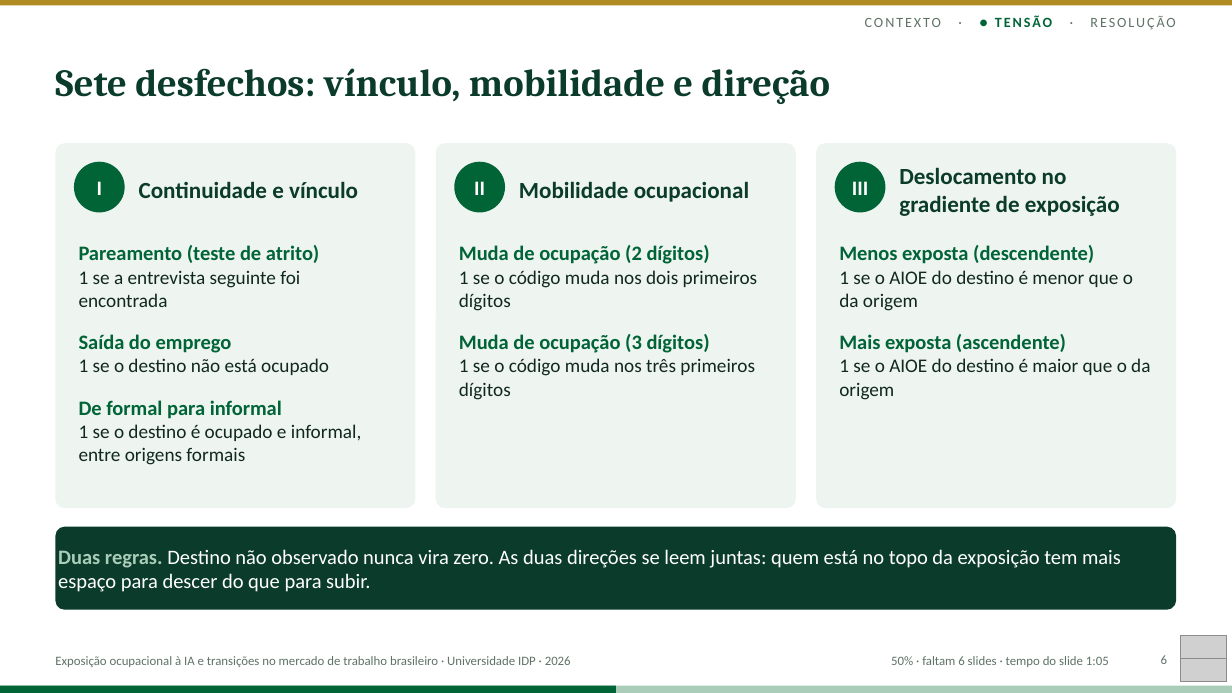
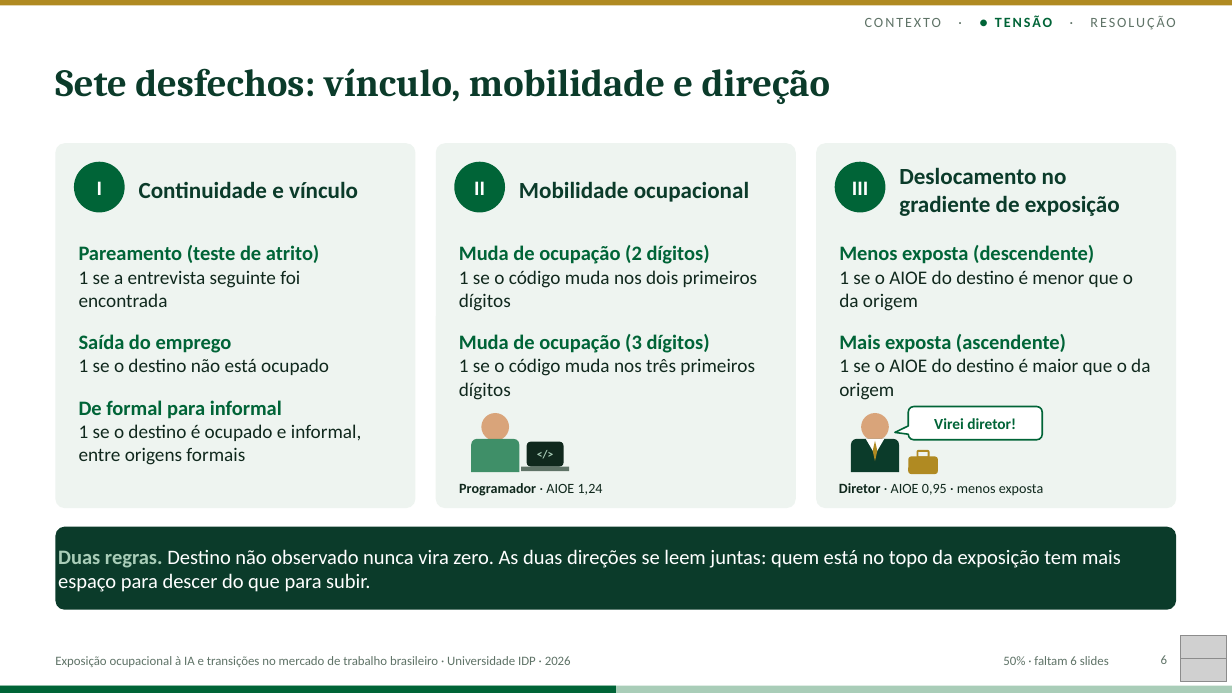
Before and after one commit to rickpalmeiras-design/IDP, a slide deck: slide 6 of apresentacao/apresentacao_dissertacao_oficial.pptx. Drawn at 1232x693 pixels with LibreOffice and Linux fonts; fonts in the diff are those of the drawing; grey boxes stand for pictures. Boxes give left, top, right and bottom in pixels: in the first picture for what was removed or moved away, otherwise in the second. Text is boxed around its words. In the diff, an @@ line names an element or a change of style, - is before the commit and + after.

```diff
--- a/apresentacao/apresentacao_dissertacao_oficial.pptx
+++ b/apresentacao/apresentacao_dissertacao_oficial.pptx
@@ ellipse added at (x1=482, y1=413, x2=509, y2=441), fill #D9A47A @@
@@ ellipse added at (x1=861, y1=413, x2=889, y2=441), fill #D9A47A @@
@@ rounded speech box added at (x1=909, y1=407, x2=1043, y2=440), fill #FFFFFF, outline #006437 1.25 pt, 12 pt, text #006437, bold @@
+Virei diretor!
@@ round same rect added at (x1=471, y1=439, x2=519, y2=472), fill #3F8F68 @@
@@ rounded rectangle added at (x1=527, y1=442, x2=564, y2=467), fill #10281D, 9 pt, text #A9CDB8, bold @@
+</>
@@ round same rect added at (x1=851, y1=439, x2=899, y2=472), fill #0B3B2A @@
@@ triangle added at (x1=866, y1=439, x2=884, y2=455), fill #FFFFFF @@
@@ diamond added at (x1=873, y1=441, x2=878, y2=461), fill #B08A22 @@
@@ rectangle added at (x1=521, y1=467, x2=569, y2=471), fill #5F7367 @@
@@ rounded rectangle added at (x1=909, y1=457, x2=938, y2=474), fill #B08A22 @@
@@ rounded rectangle added at (x1=918, y1=451, x2=929, y2=457), outline #B08A22 1.5 pt @@
@@ text added at (x1=459, y1=483, x2=603, y2=496), 11 pt, text #10281D, bold @@
+Programador · AIOE 1,24
@@ text added at (x1=839, y1=483, x2=1044, y2=496), 11 pt, text #10281D @@
+Diretor · AIOE 0,95 · menos exposta
@@ text at (x1=1003, y1=656, x2=1109, y2=665): text changed @@
-50% · faltam 6 slides · tempo do slide 1:05
+50% · faltam 6 slides
```
Also in this commit, not shown: 11 other slides changed.
